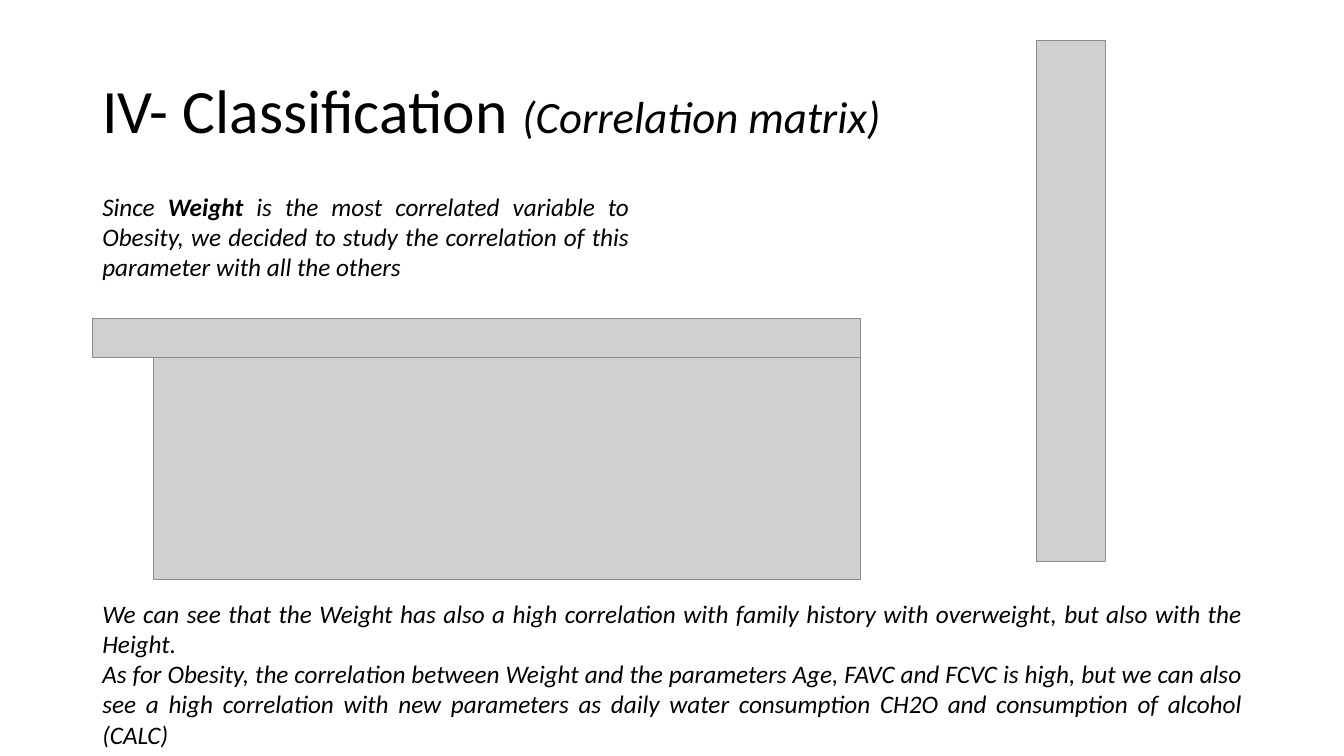
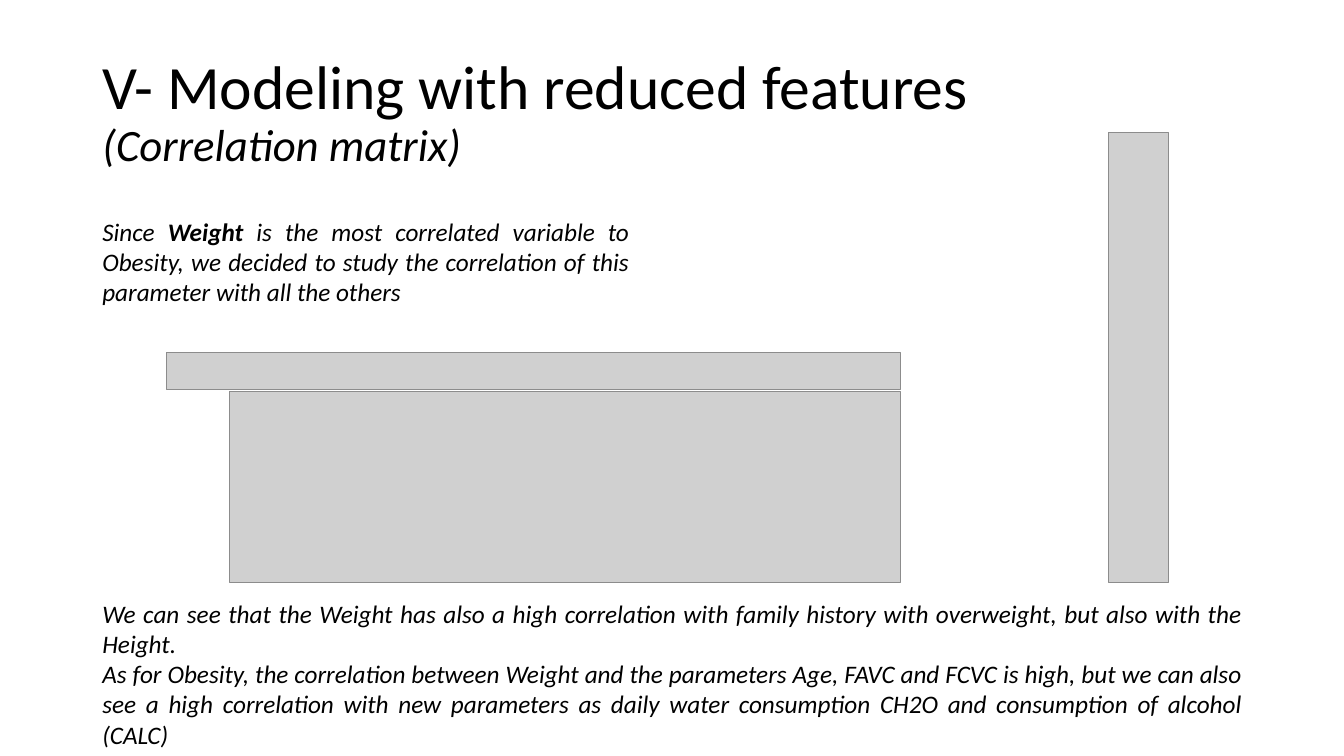
Before and after one commit to Leodespt/Projet_Python, a slide deck: slide 24 of Presentation_Python.pptx. Drawn at 1344x756 pixels with LibreOffice and Linux fonts; fonts in the diff are those of the drawing; grey boxes stand for pictures. Boxes give left, top, right and bottom in pixels: in the first picture for what was removed or moved away, otherwise in the second. Text is boxed around its words. In the diff, an @@ line names an element or a change of style, - is before the commit and + after.

```diff
--- a/Presentation_Python.pptx
+++ b/Presentation_Python.pptx
@@ title at box(102, 66, 967, 167): text changed; size 32 to 44 pt; italic off @@
-IV- Classification (Correlation matrix)
+V- Modeling with reduced features
+(Correlation matrix)
@@ picture: place and size @@
-picture at box(1036, 40, 1106, 562)
+picture at box(1109, 132, 1169, 582)
@@ text "Since Weight is the most ...": place and size @@
-text "Since Weight is the most ..." at box(102, 198, 629, 280)
+text "Since Weight is the most ..." at box(102, 223, 629, 305)
@@ picture: place and size @@
-picture at box(93, 319, 861, 358)
+picture at box(166, 353, 900, 390)
@@ picture: place and size @@
-picture at box(153, 358, 861, 580)
+picture at box(230, 391, 900, 582)
```
Also in this commit, not shown: 18 other slides changed, 2 slides added, 1 slide removed.
